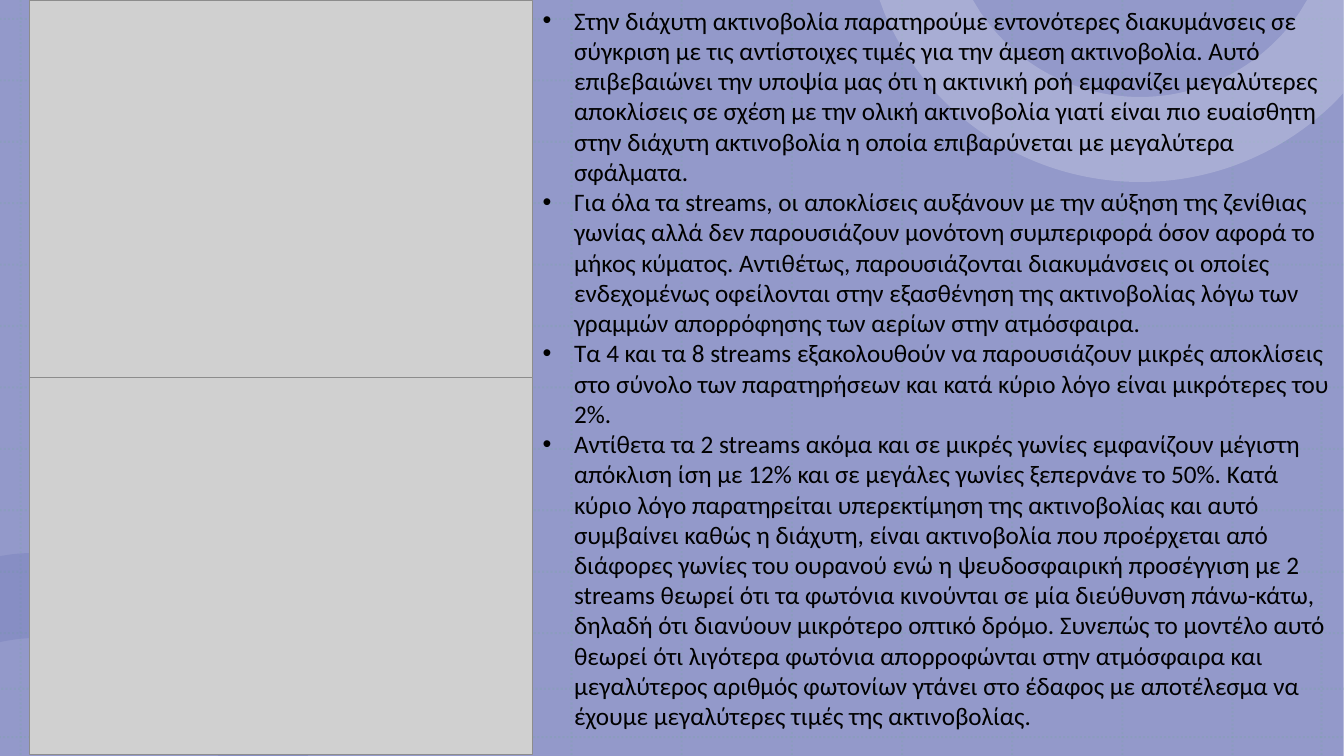
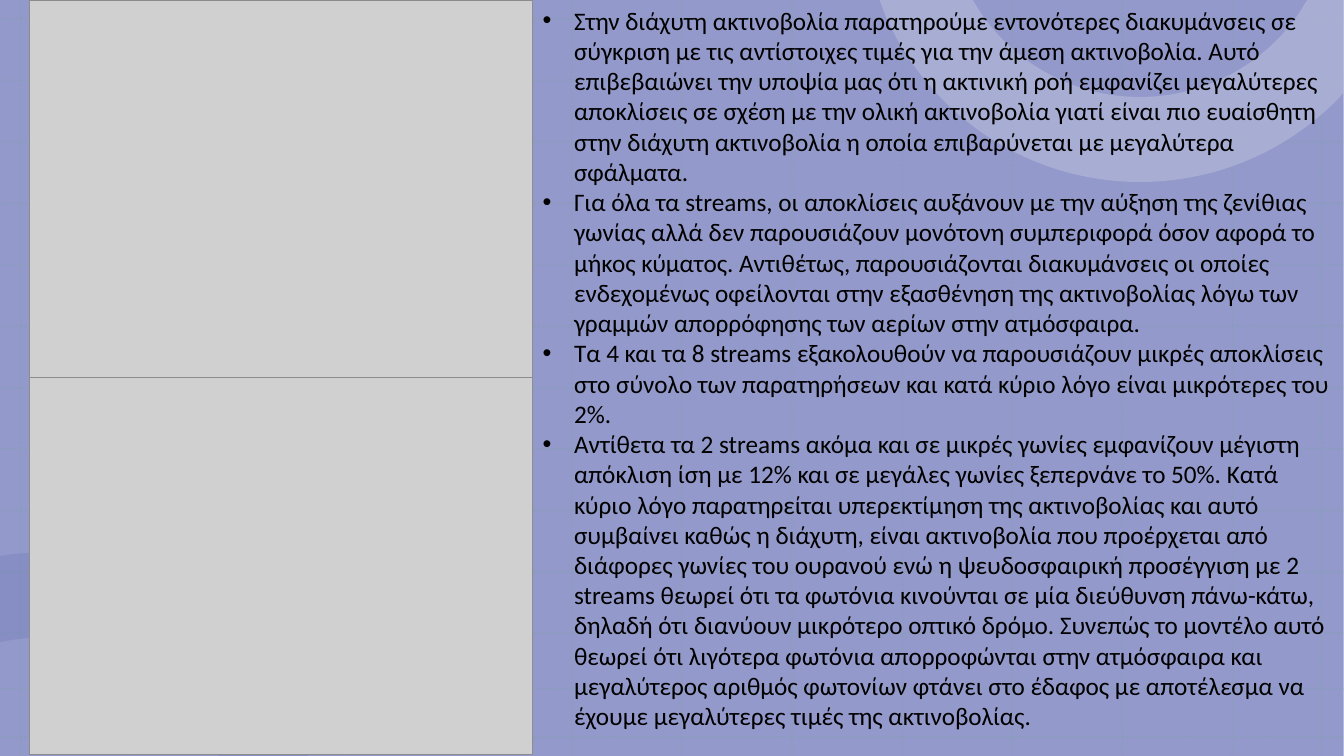
Before and after one commit to nadezsha/MSc---Applied-Meteorology-and-Environmental-Physics, a slide deck: slide 11 of Radiation and Atmosphere Interaction/Report 2/ΕργασίαΔύο.pptx. Drawn at 1344x756 pixels with LibreOffice and Linux fonts; fonts in the diff are those of the drawing; grey boxes stand for pictures. Boxes give left, top, right and bottom in pixels: in the first picture for what was removed or moved away, otherwise in the second. Text is boxed around its words. In the diff, an @@ line names an element or a change of style, - is before the commit and + after.

Commit message:
fixed a few typos

```diff
--- a/Radiation and Atmosphere Interaction/Report 2/ΕργασίαΔύο.pptx
+++ b/Radiation and Atmosphere Interaction/Report 2/ΕργασίαΔύο.pptx
@@ text at (x1=574, y1=435, x2=1325, y2=730): text changed @@
-• Αντίθετα τα 2 streams ακόμα και σε μικρές γωνίες εμφανίζουν μέγιστη απόκλιση ίση με 12% και σε μεγάλες γωνίες ξεπερνάνε το 50%. Κατά κύριο λόγο παρατηρείται υπερεκτίμηση της ακτινοβολίας και αυτό συμβαίνει καθώς η διάχυτη, είναι ακτινοβολία που προέρχεται από διάφορες γωνίες του ουρανού ενώ η ψευδοσφαιρική προσέγγιση με 2 streams θεωρεί ότι τα φωτόνια κινούνται σε μία διεύθυνση πάνω-κάτω, δηλαδή ότι διανύουν μικρότερο οπτικό δρόμο. Συνεπώς το μοντέλο αυτό θεωρεί ότι λιγότερα φωτόνια απορροφώνται στην ατμόσφαιρα και μεγαλύτερος αριθμός φωτονίων γτάνει στο έδαφος με αποτέλεσμα να έχουμε μεγαλύτερες τιμές της ακτινοβολίας.
+• Αντίθετα τα 2 streams ακόμα και σε μικρές γωνίες εμφανίζουν μέγιστη απόκλιση ίση με 12% και σε μεγάλες γωνίες ξεπερνάνε το 50%. Κατά κύριο λόγο παρατηρείται υπερεκτίμηση της ακτινοβολίας και αυτό συμβαίνει καθώς η διάχυτη, είναι ακτινοβολία που προέρχεται από διάφορες γωνίες του ουρανού ενώ η ψευδοσφαιρική προσέγγιση με 2 streams θεωρεί ότι τα φωτόνια κινούνται σε μία διεύθυνση πάνω-κάτω, δηλαδή ότι διανύουν μικρότερο οπτικό δρόμο. Συνεπώς το μοντέλο αυτό θεωρεί ότι λιγότερα φωτόνια απορροφώνται στην ατμόσφαιρα και μεγαλύτερος αριθμός φωτονίων φτάνει στο έδαφος με αποτέλεσμα να έχουμε μεγαλύτερες τιμές της ακτινοβολίας.
```
Also in this commit, not shown: 4 other slides changed.
